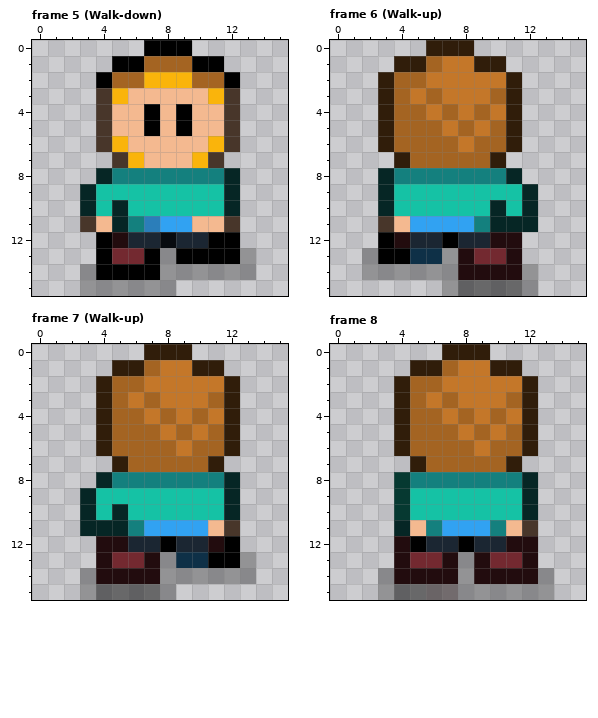
Edited in one commit: pixel-art file (LegendOfPixi/Draft/Hero.aseprite). Above is the file before it was changed.
16x16 pixels, 8 frames. Shown: frame 5 (Walk-down), frame 6 (Walk-up), frame 7 (Walk-up), frame 8. The commit also changed other frames, which this record leaves out.
After:
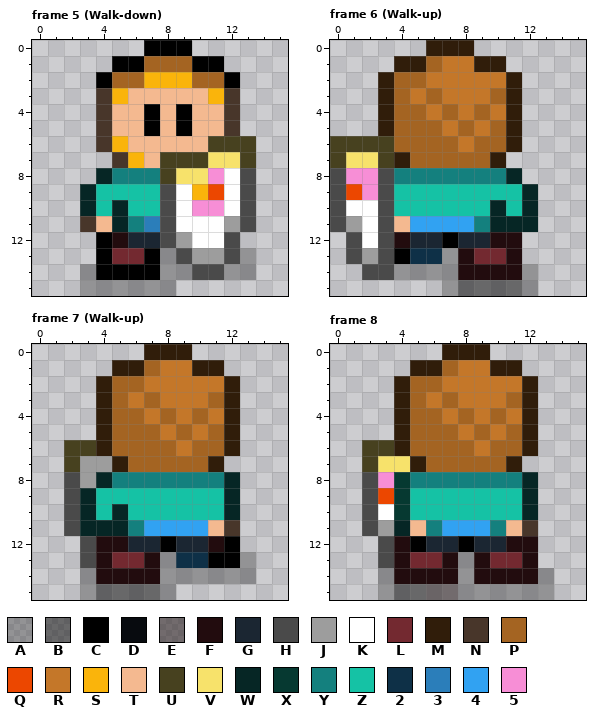
Palette (. is transparent): A #00000048  B #0000007e  C #000000  D #080b0f  E #1407087e  F #220c0e  G #1b2632  H #4a4a4a  J #9d9d9d  K #ffffff  L #732930  M #301d0a  N #48362a  P #a46422  Q #ec4700  R #c47729  S #fab40b  T #f4b990  U #47411f  V #f7e26b  W #062625  X #063931  Y #14807e  Z #15c2a5  2 #0e3047  3 #2b7eba  4 #31a2f2  5 #f78ed6
From the commit log: add full shield support
Change:
layer "Shield" added
Frame 5 (Walk-down), layer "Shield":
y 6: x 11..13 SN. -> UUU
y 7: x 8..13 TTSN.. -> UUUVVU
y 8: x 8..13 YYYYW. -> UVV5KH
y 9: x 8..13 ZZZZW. -> HKSQKH
y 10: x 8..13 ZZZZW. -> HK55KH
y 11: x 8..13 44TTN. -> HKKKJH
y 12: x 8..12 DGGCC -> HJKKH
y 13: x 9..12 CCCC -> HJJH
y 14: x 10..11 AA -> HH
Frame 6 (Walk-up), layer "Shield":
y 6: x 0..3 ...M -> UUUU
y 7: x 0..3 .... -> UVVU
y 8: x 0..3 ...W -> H55H
y 9: x 0..3 ...W -> HQ5H
y 10: x 0..3 ...W -> HKKH
y 11: x 0..3 ...N -> HJKH
y 12: x 1..3 ..C -> HKH
y 13: x 1..3 .AC -> HJH
y 14: x 2..3 AA -> HH
Frame 7 (Walk-up), layer "Shield":
y 6: x 2..3 .. -> UU
y 7: x 2..4 ... -> UJJ
y 8: x 2..3 .. -> HJ
y 9..11: x 2 . -> H
y 12..13: x 3 . -> H
Frame 8, layer "Shield":
y 6: x 2..3 .. -> UU
y 7: x 2..4 ... -> UVV
y 8: x 2..3 .. -> H5
y 9: x 2..3 .. -> HQ
y 10: x 2..3 .. -> HK
y 11: x 2..3 .. -> HJ
y 12..13: x 3 . -> H
